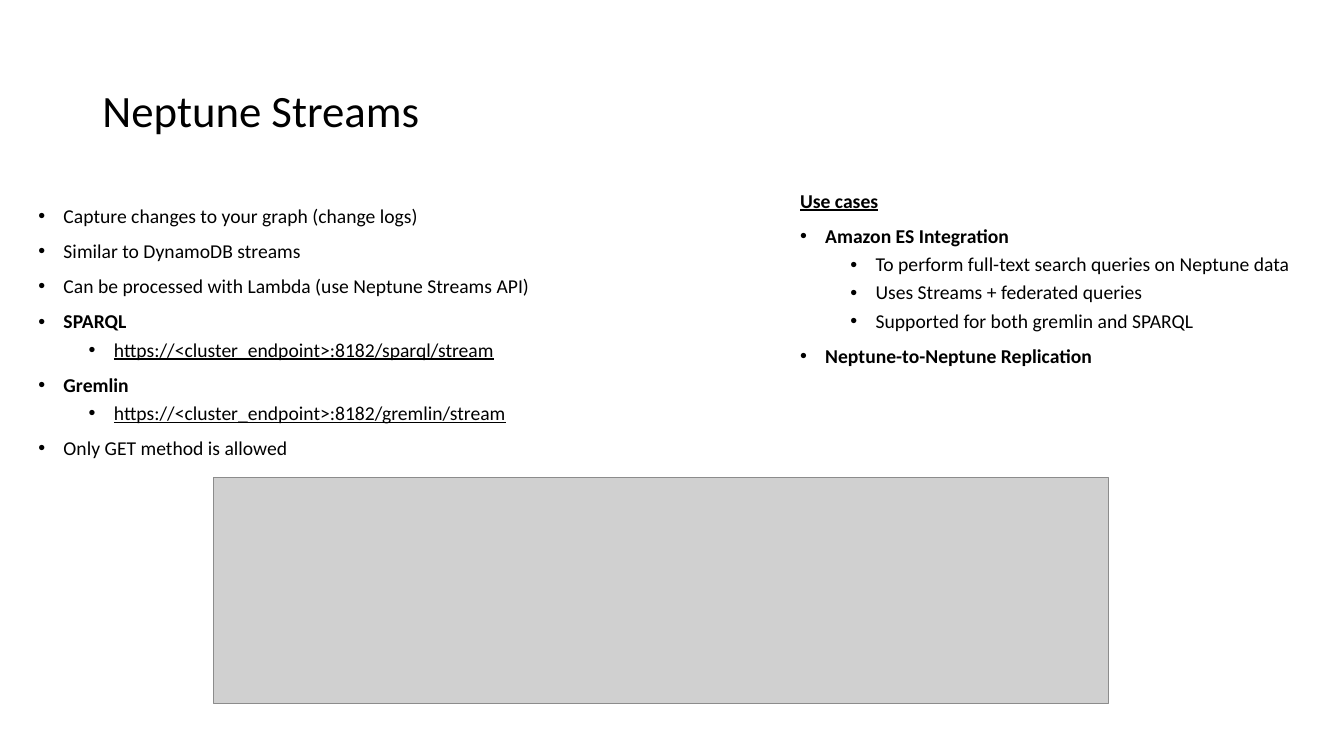
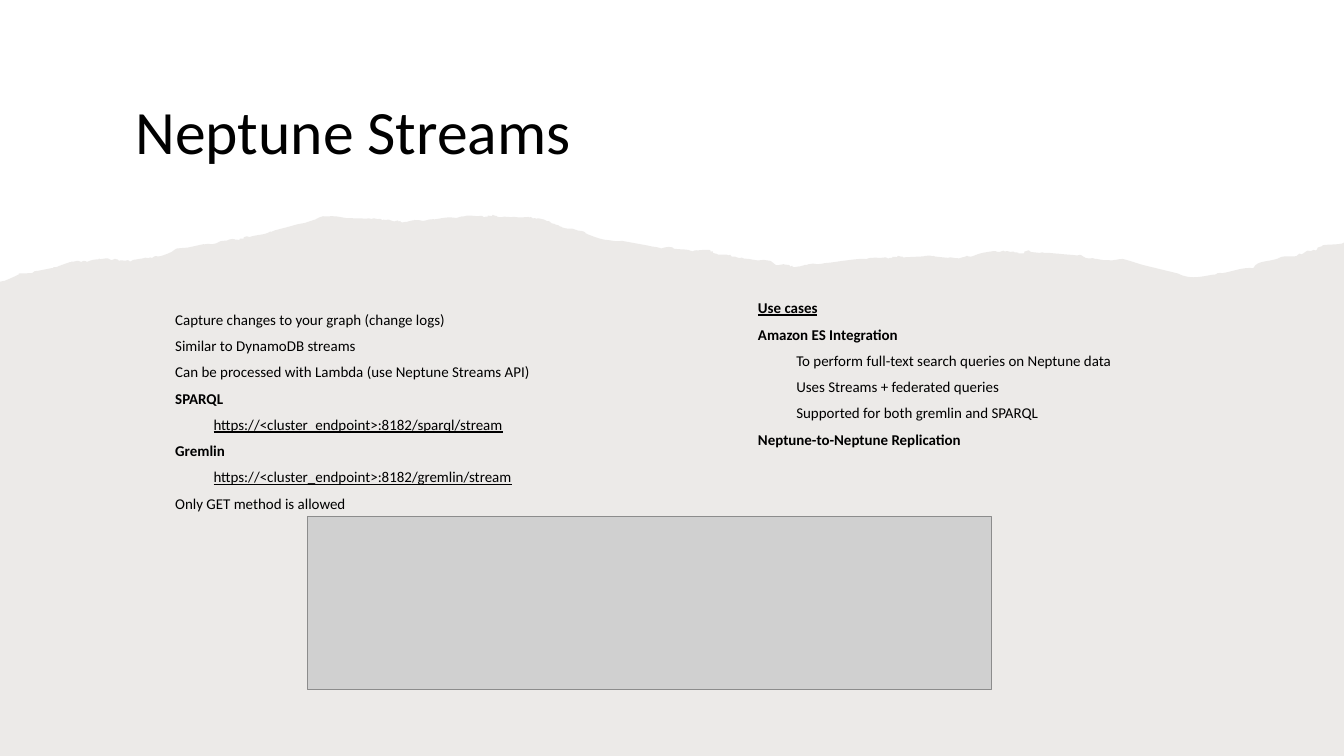
Before and after one commit to IlyaChakun/aws-iba-courses, a slide deck: slide 19 of lecture-materials/Databases/Neptune/aws_neptune.pptx. Drawn at 1344x756 pixels with LibreOffice and Linux fonts; fonts in the diff are those of the drawing; grey boxes stand for pictures. Boxes give left, top, right and bottom in pixels: in the first picture for what was removed or moved away, otherwise in the second. Text is boxed around its words. In the diff, an @@ line names an element or a change of style, - is before the commit and + after.

```diff
--- a/lecture-materials/Databases/Neptune/aws_neptune.pptx
+++ b/lecture-materials/Databases/Neptune/aws_neptune.pptx
@@ title "Neptune Streams": place and size @@
-title "Neptune Streams" at box(102, 98, 419, 135)
+title "Neptune Streams" at box(135, 114, 571, 164)
@@ title "Neptune Streams" at box(135, 114, 571, 164): size 32 to 44 pt @@
@@ freeform shape added at box(0, 215, 1344, 756), fill #82766A at 15% opacity @@
@@ text "Use cases": place and size @@
-text "Use cases" at box(800, 195, 1289, 366)
+text "Use cases" at box(758, 303, 1111, 448)
@@ text "Use cases" at box(758, 303, 1111, 448): size 14 to 10.6 pt; line spacing 0.9 to 1; less space between paragraphs; bullet • to none; more space between paragraphs @@
@@ text "Capture changes to your graph ...": place and size @@
-text "Capture changes to your graph ..." at box(63, 209, 529, 458)
+text "Capture changes to your graph ..." at box(175, 314, 530, 512)
@@ text "Capture changes to your graph ..." at box(175, 314, 530, 512): size 14 to 10.6 pt; bullet • to none; line spacing 0.9 to 1; less space between paragraphs; more space between paragraphs @@
@@ picture: place and size @@
-picture at box(214, 478, 1109, 704)
+picture at box(308, 517, 992, 690)
```
Also in this commit, not shown: 19 other slides changed, 8 other files.
